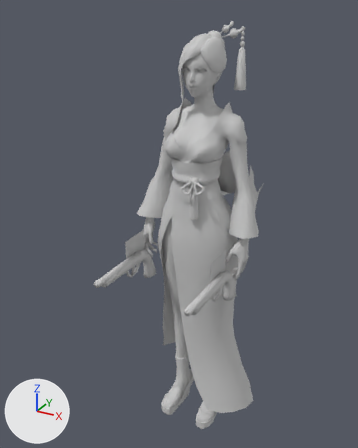
Two versions of the FBX model content/dota_addons/dota2ofnobu/models/a26/a26.fbx, one commit apart.
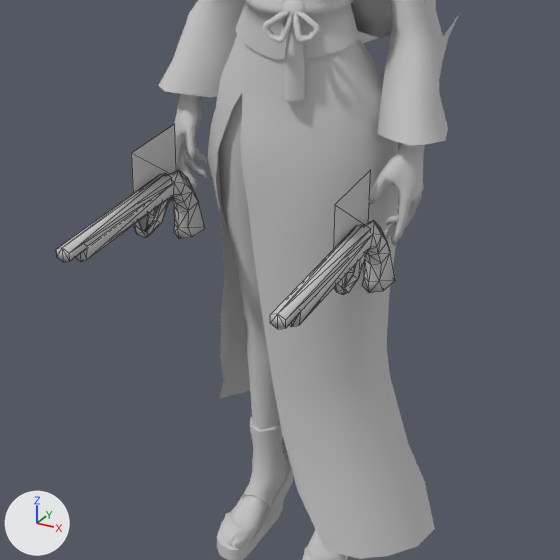
Each version appears first whole from a 50 mm camera at (1.67, -3.34, 3.64) aimed at (-0.22, 0.1, 1.92), and next in a close-up on the part from 20% to 86% of the width and 40% to 92% of the height. Lighting does not change. The marker at lower left points along +X, +Y and +Z. The close-ups show mesh edges as thin lines. Where no turn or scale is listed for an object, it has been applied to the vertices. Vertices at the same position are counted once.

Script lines for the objects in view, before the commit:
```python
me_mesh = bpy.data.meshes.new('Mesh')
me_mesh.from_pydata(...)  # 85 vertices, 144 faces; spans x -0.428..-0.324, y -0.867..-0.072, z 1.497..1.928
me_mesh.materials.append(mat_03___default)  # its picture is missing
me_mesh_001 = bpy.data.meshes.new('Mesh.001')
me_mesh_001.from_pydata(...)  # 85 vertices, 144 faces; spans x 12.7..16.8, y -34.1..-2.8, z 59.0..75.9
me_mesh_001.materials.append(mat_03___default)  # its picture is missing
ob_object001 = bpy.data.objects.new('Object001', me_mesh_001)
ob_object001.parent = ob_glow_weapon_l1
ob_object001.location = (-12.19, 23.14, -68.98)
ob_polymsh = bpy.data.objects.new('polymsh', me_mesh)
ob_polymsh.location = (0.0, 0.0, 0.0)
ob_weapon_l = bpy.data.objects.new('Weapon_L', None)
ob_weapon_l.location = (0.376, -0.239, 1.738)
ob_weapon_l.scale = (0.0254, 0.0254, 0.0254)
# also in view: 'polymsh1' at (0.0, 0.44, 1.79)
```
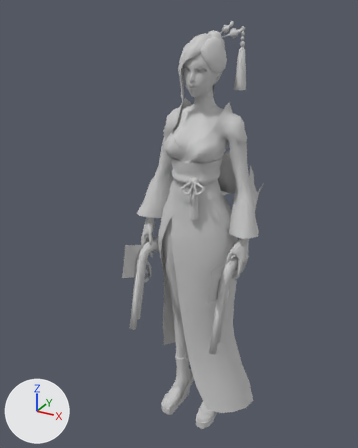
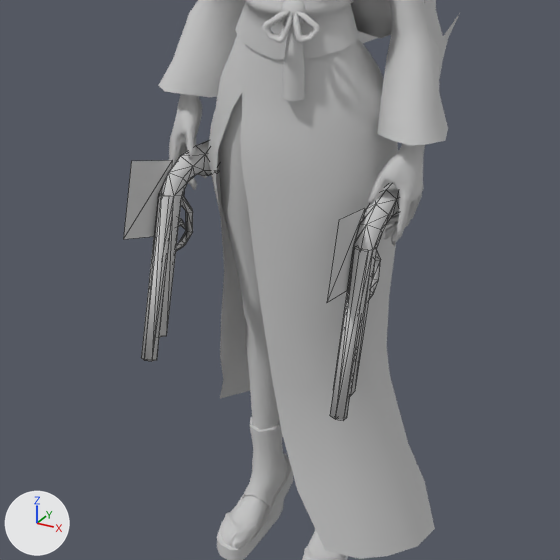
ob_weapon_l is not drawn itself; it is the parent of ob_glow_weapon_l1.

Where the newer file only moved an object's origin or applied its transform, the numbers keep the older frame.

The change, as a diff of the scene's bpy script:
```diff
--- a/content/dota_addons/dota2ofnobu/models/a26/a26.fbx.py
+++ b/content/dota_addons/dota2ofnobu/models/a26/a26.fbx.py
@@ me_mesh @@
 me_mesh.from_pydata(...)  # 85 vertices, 144 faces; spans x -0.428..-0.324, y -0.867..-0.072, z 1.497..1.928
 # used by ob_polymsh; location = (0.0, 0.0, 0.0)
+# me_mesh part 1: the whole mesh is multiplied about its middle by the matrix ((0.982, -0.076, -0.173), (-0.135, 0.359, -0.923), (0.132, 0.93, 0.343)), then moved by (0.022, 0.171, -0.197)
 me_mesh.materials.append(mat_03___default)
@@ ob_weapon_l @@
 ob_weapon_l.location = (0.376, -0.239, 1.738)
+ob_weapon_l.rotation_euler = (1.309, 0.0, 0.0)  # degrees (75, 0, 0)
 ob_weapon_l.scale = (0.0254, 0.0254, 0.0254)
```

What differs and where, as boxes [x1, y1, x2, y2] in the close-ups (560 x 560 px):
'polymsh', reshaped
    before: [56, 124, 205, 262]
    after: [124, 140, 219, 361]
'Object001', turned
    before: [270, 170, 395, 329]
    after: [327, 183, 399, 420]
